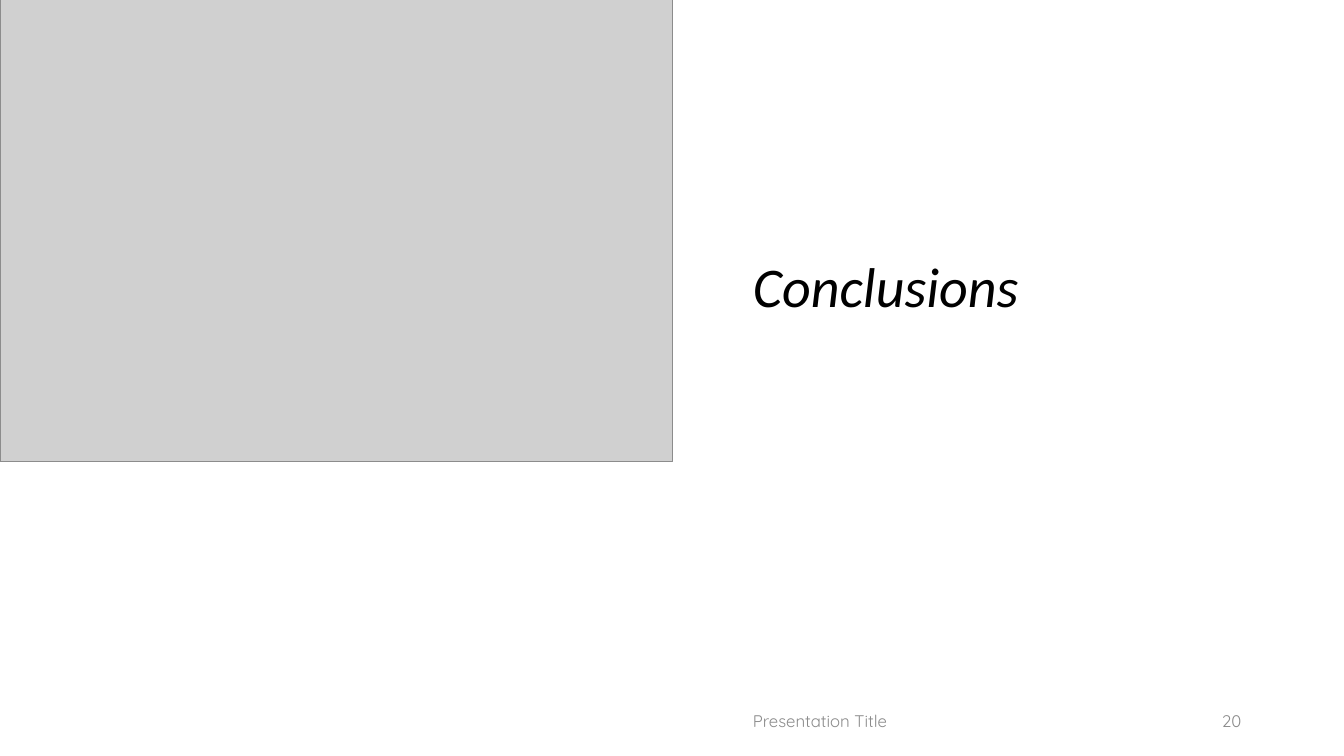
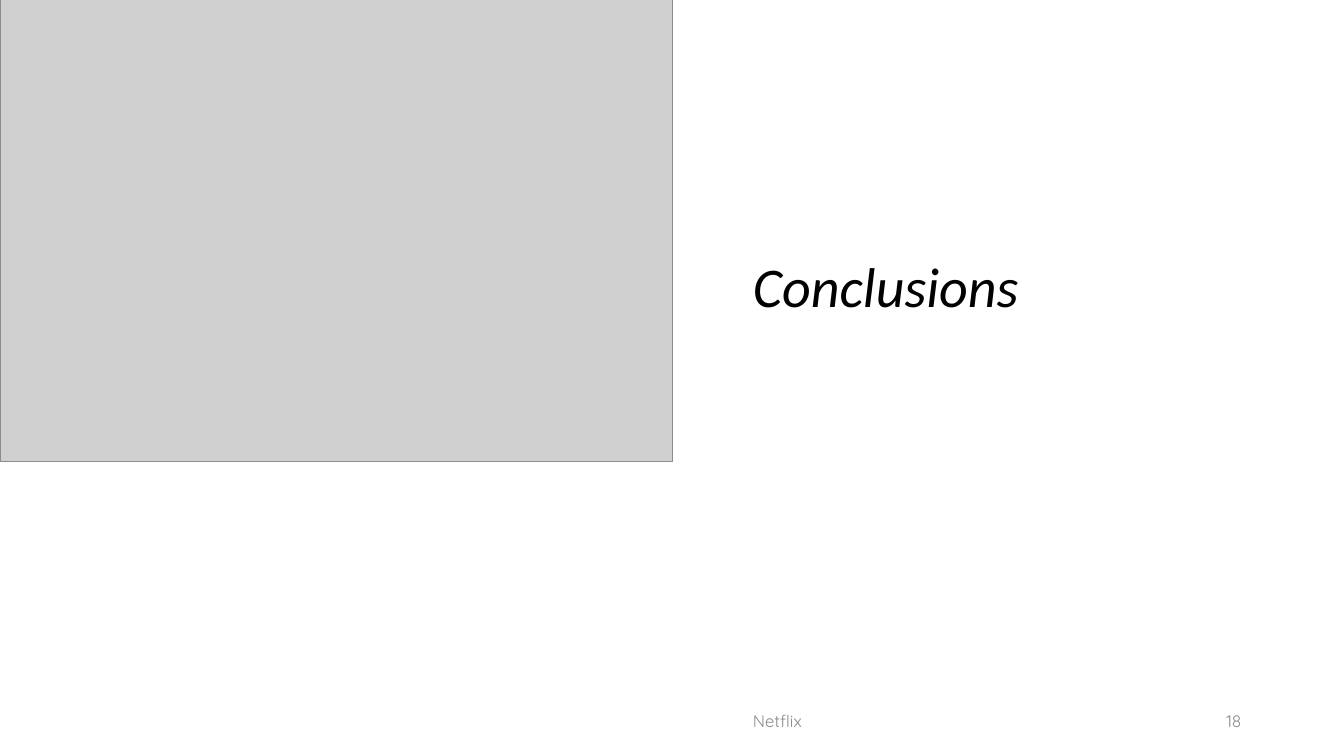
Before and after one commit to Kevinle76/NetFlix, a slide deck: slide 18 of Project_1.pptx (slide 20 before the commit). Drawn at 1344x756 pixels with LibreOffice and Linux fonts; fonts in the diff are those of the drawing; grey boxes stand for pictures. Boxes give left, top, right and bottom in pixels: in the first picture for what was removed or moved away, otherwise in the second. Text is boxed around its words. In the diff, an @@ line names an element or a change of style, - is before the commit and + after.

```diff
--- a/Project_1.pptx
+++ b/Project_1.pptx
@@ text at (753,715,802,727): text changed @@
-Presentation Title
+Netflix
@@ page number at (1226,715,1241,727): text changed @@
-20
+18
```
Also in this commit, not shown: 4 other slides changed, 2 slides removed.
